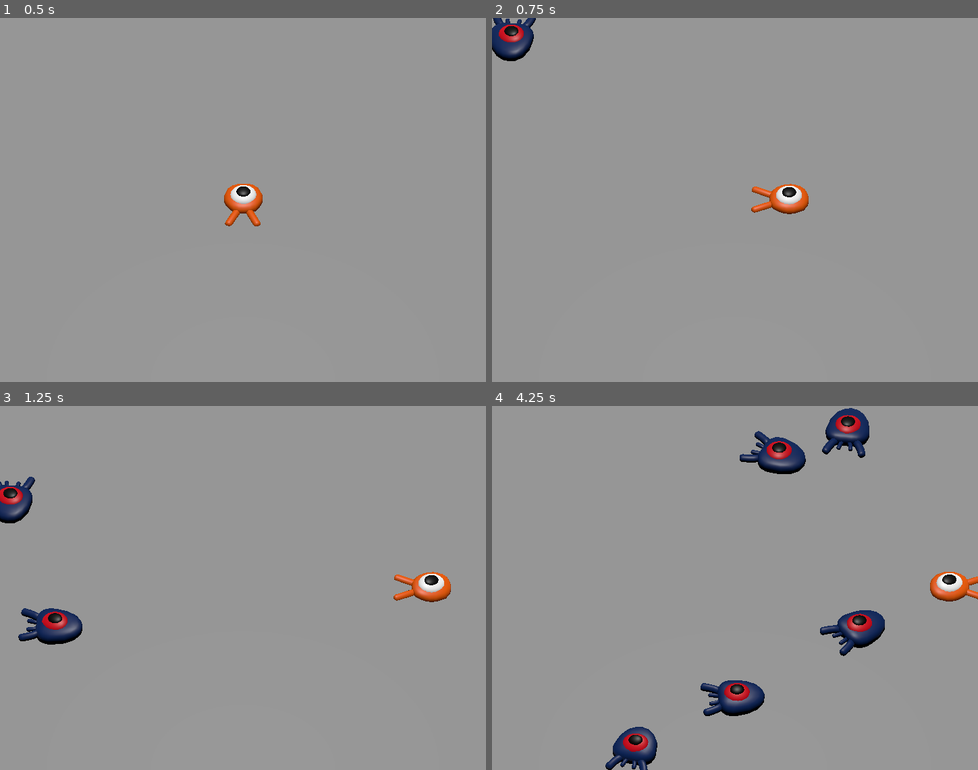
Above: before the commit, frames 1-4 (two rows, left to right).
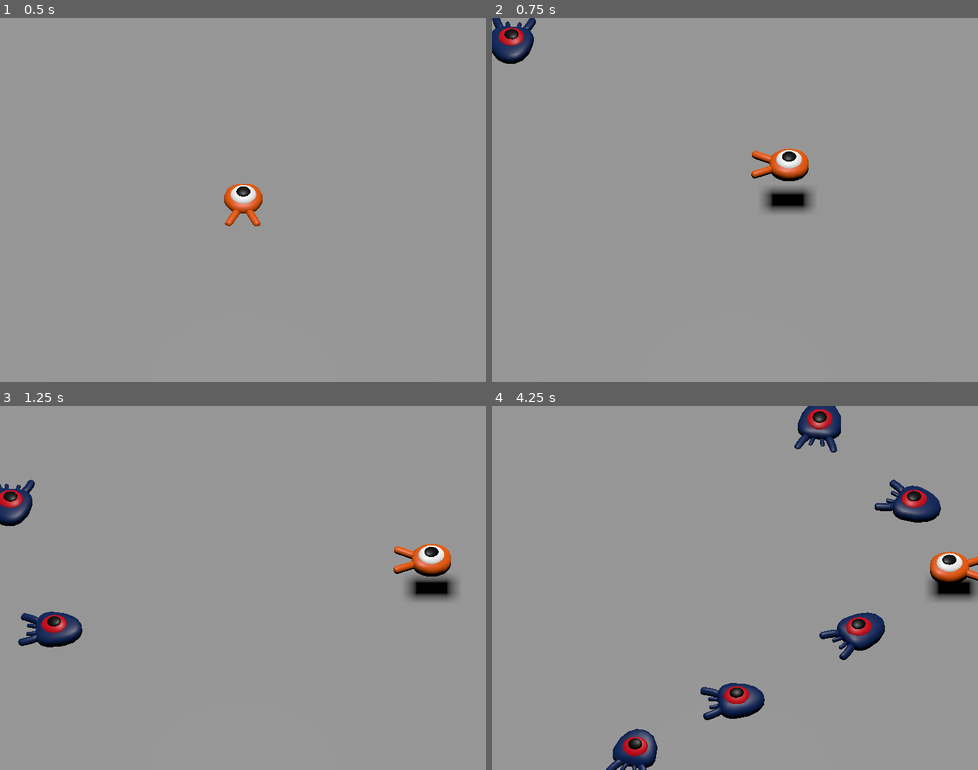
Above: after the commit, the same moments.

Repository: elliotb456/3d-game-practice
Game: Godot game, scene res://scenes/main.tscn
Same seed, same stepped clock (60 frames per second), same inputs: the game is played once before the commit and once after it. The project has no main scene, so this scene is started directly.
Inputs:
- Up to frame 1 (0.5 s): no input
- Up to frame 2 (0.75 s): tap Enter at 0.5 s; hold D (move_right) from 0.53 s (still down); hold Space (jump) from 0.53 s (still down)
- Up to frame 3 (1.25 s): keep holding D (move_right); keep holding Space (jump)
- Up to frame 4 (4.25 s): release D (move_right) at 1.28 s; release Space (jump) at 1.28 s; hold S (move_back) 1.28-2.03 s; tap Space (jump) at 1.35, 1.52, 1.82, 2.85, 3.02, 3.32 s; hold D (move_right) 2.03-2.78 s; hold Space (jump) 2.03-2.78 s; hold W (move_forward) 2.78-3.53 s; hold A (move_left) from 3.53 s (still down); hold Space (jump) from 3.53 s (still down)

Frame 1 is identical in both runs. In frame 2, 2.0% of the frame differs, in the area x 0-67%, y 0-54%; in frame 3, 2.7%; in frame 4, 6.6%, in the area x 23-100%, y 0-100%.

Commit message:
Jumping and squashing mobs
Set up the collision layers/masks for: player, enemies, & world

Added a group for 'mobs' to differentiate between player hits with the floor vs mobs, this will allow us to determine if the player should bounce or not after landing

Added the jump functionality to the players movement controls, when they land on the ground, they do not bounce

Scripted the squash and bounce mechanic, bouncing can only occur when hitting a mob from above, and has a lower height value than a full jump

Created a function in mob.gd to emit a signal when squashed, which will be used to count score later, and also to have the mob be destroyed from the queue when squished

Diff:
--- a/project.godot
+++ b/project.godot
@@ -69,6 +69,12 @@
 ]
 }
 
+[layer_names]
+
+3d_physics/layer_1="player"
+3d_physics/layer_2="enemies"
+3d_physics/layer_3="world"
+
 [rendering]
 
 anti_aliasing/quality/msaa_3d=2
--- a/scenes/main.tscn
+++ b/scenes/main.tscn
@@ -30,6 +30,8 @@
 
 [node name="Ground" type="StaticBody3D" parent="." unique_id=1997572162]
 transform = Transform3D(1, 0, 0, 0, 1, 0, 0, 0, 1, 0, -1, 0)
+collision_layer = 4
+collision_mask = 0
 
 [node name="CollisionShape3D" type="CollisionShape3D" parent="Ground" unique_id=1636854043]
 shape = SubResource("BoxShape3D_dxwi8")
--- a/scenes/mob.tscn
+++ b/scenes/mob.tscn
@@ -6,7 +6,9 @@
 [sub_resource type="BoxShape3D" id="BoxShape3D_dxwi8"]
 size = Vector3(1.6513672, 1, 2.1292114)
 
-[node name="Mob" type="CharacterBody3D" unique_id=859145305]
+[node name="Mob" type="CharacterBody3D" unique_id=859145305 groups=["mob"]]
+collision_layer = 2
+collision_mask = 0
 script = ExtResource("1_bsing")
 
 [node name="Pivot" type="Node3D" parent="." unique_id=1983865206]
--- a/scenes/player.tscn
+++ b/scenes/player.tscn
@@ -7,6 +7,7 @@
 radius = 0.805061
 
 [node name="Player" type="CharacterBody3D" unique_id=824250094]
+collision_mask = 6
 script = ExtResource("1_g2els")
 
 [node name="Pivot" type="Node3D" parent="." unique_id=1173478994]
--- a/scripts/mob.gd
+++ b/scripts/mob.gd
@@ -4,7 +4,8 @@
 @export var min_speed = 10
 # Maximum speed of the mob in meters per second
 @export var max_speed = 18
-
+# Emitted when the player jumps on the mob
+signal squashed
 
 func _physics_process(_delta):
 	move_and_slide()
@@ -32,3 +33,8 @@
 func _on_visible_on_screen_notifier_3d_screen_exited():
 	# Destroys the instance it's called on, in this case the main Mob node
 	queue_free()
+
+
+func squash():
+	squashed.emit()
+	queue_free()
--- a/scripts/player.gd
+++ b/scripts/player.gd
@@ -4,6 +4,11 @@
 @export var speed = 14
 # The downward acceleration when in the air, in meters per second squared
 @export var fall_accelaration = 75
+# Vertical impulse applied to the character when jumping, in meters per second
+@export var jump_impulse = 20
+# Vertical impulse applied to the character when bouncing off a mob,
+# in meters per second, gain less height than a normal jump
+@export var bounce_impulse = 16
 
 var target_velocity= Vector3.ZERO
 
@@ -12,9 +17,11 @@
 	# Local variable to store the input direction
 	var direction = Vector3.ZERO
 
-	# Check for the movement inputs defined in the project settings
-	# and update the direction accordingly
-	# In 3D spaces, the X,Z axis is the ground plane, Y is the vertical plane
+	 # Check for the movement inputs defined in the project settings
+	 # and update the direction accordingly
+	 # In 3D spaces, the X,Z axis is the ground plane, Y is the vertical plane
+
+	# Walking
 	if Input.is_action_pressed("move_right"):
 		direction.x += 1
 	if Input.is_action_pressed("move_left"):
@@ -23,7 +30,34 @@
 		direction.z += 1
 	if Input.is_action_pressed("move_forward"):
 		direction.z -= 1
+	# Jumping
+	if is_on_floor() and Input.is_action_pressed("jump"):
+		target_velocity.y = jump_impulse
 
+	#Bouncing
+	# Iterate through all collisions hat occured this frame
+	for index in range(get_slide_collision_count()):
+		# We get one of the collisions with the player
+		var collision = get_slide_collision(index)
+
+		# If there are duplicare collisions with a mob in a single frame
+		# the mob will be deleted after the first collision, and a second call to
+		# get_collider will return nill, leading to a null pointer when callling
+		# collision.get_collider().is_in_group("mob").
+		# This block of code prevents processing duplicate collisions.
+		if collision.get_collider() == null:
+			continue
+
+		# If the collider is with a mob
+		if collision.get_collider().is_in_group("mob"):
+			var mob = collision.get_collider()
+			# we check that we are hitting it from above
+			if Vector3.UP.dot(collision.ge_normal()) > 0.1:
+				#If so, we squash it and bounce
+				mob.squash()
+				target_velocity.y = bounce_impulse
+				# Prevent further duplicate calls
+				break
 
 	# Normalising the Vectors length
 	# Prevents the player from moving faster by going diagonally
@@ -33,7 +67,6 @@
 		direction = direction.normalized()
 		# Setting the basis property will affect he rotation of the specified node
 		$Pivot.basis = Basis.looking_at(direction)
-
 
 	# Updating the velocity
 	# Ground Velocity
@@ -45,7 +78,6 @@
 		# If true, fall towards the floor (ie. gravity)
 		target_velocity.y = target_velocity.y - (fall_accelaration * delta)
 
-
 	# Moving the character
 	velocity = target_velocity
 	move_and_slide()
